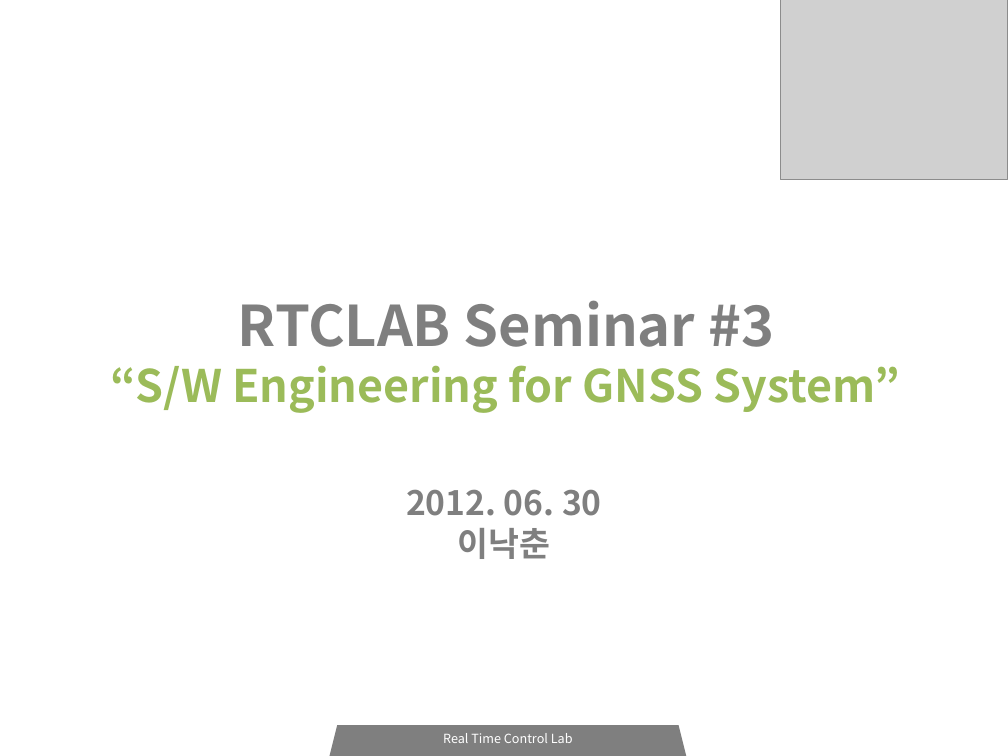
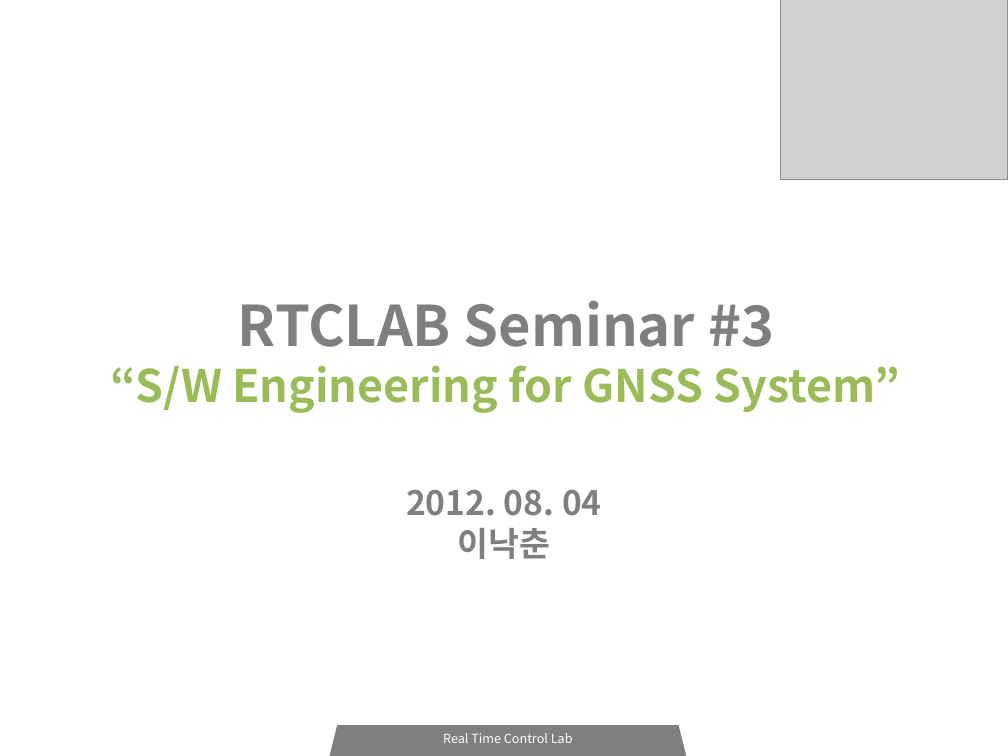
Before and after one commit to icarosss/RTCLAB, a slide deck: slide 1 of RTCLAB_세미나_03.ppt. Drawn at 1008x756 pixels with LibreOffice and Linux fonts; fonts in the diff are those of the drawing; grey boxes stand for pictures. Boxes give left, top, right and bottom in pixels: in the first picture for what was removed or moved away, otherwise in the second. Text is boxed around its words. In the diff, an @@ line names an element or a change of style, - is before the commit and + after.

```diff
--- a/RTCLAB_세미나_03.ppt
+++ b/RTCLAB_세미나_03.ppt
@@ text at box(406, 490, 602, 516): text changed @@
-2012. 06. 30
+2012. 08. 04
```
Also in this commit, not shown: 6 other slides changed, 9 slides added, 7 slides removed, 2 other files.
